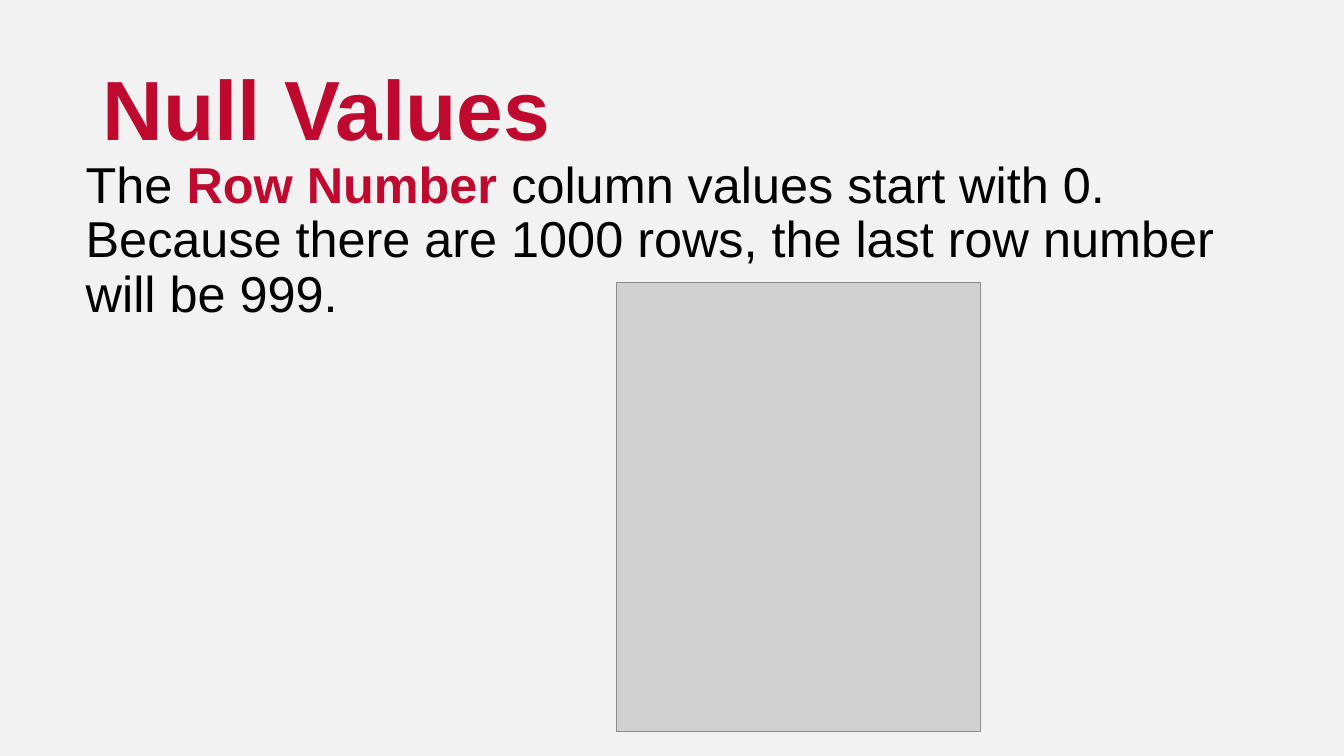
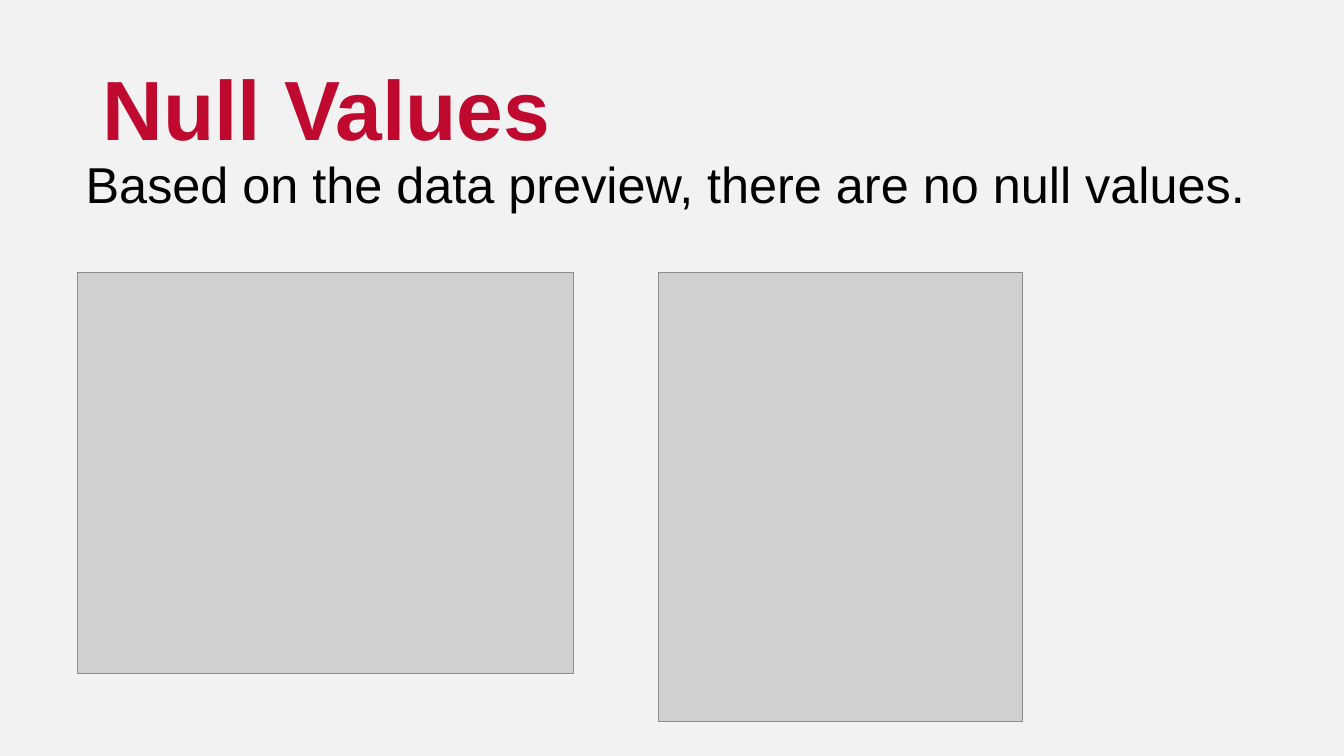
Before and after one commit to gracekaroma/analysis-of-sales-dataset, a slide deck: slide 11 of Analysis of Sales Dataset.pptx (slide 10 before the commit). Drawn at 1344x756 pixels with LibreOffice and Linux fonts; fonts in the diff are those of the drawing; grey boxes stand for pictures. Boxes give left, top, right and bottom in pixels: in the first picture for what was removed or moved away, otherwise in the second. Text is boxed around its words. In the diff, an @@ line names an element or a change of style, - is before the commit and + after.

```diff
--- a/Analysis of Sales Dataset.pptx
+++ b/Analysis of Sales Dataset.pptx
@@ text at box(86, 166, 1245, 213): text changed @@
-The Row Number column values start with 0. Because there are 1000 rows, the last row number will be 999.
+Based on the data preview, there are no null values.
@@ picture added at box(78, 273, 574, 674) @@
@@ picture: place and size @@
-picture at box(617, 283, 980, 732)
+picture at box(659, 273, 1022, 722)
```
Also in this commit, not shown: 6 other slides changed, 16 slides added, 2 slides removed.
